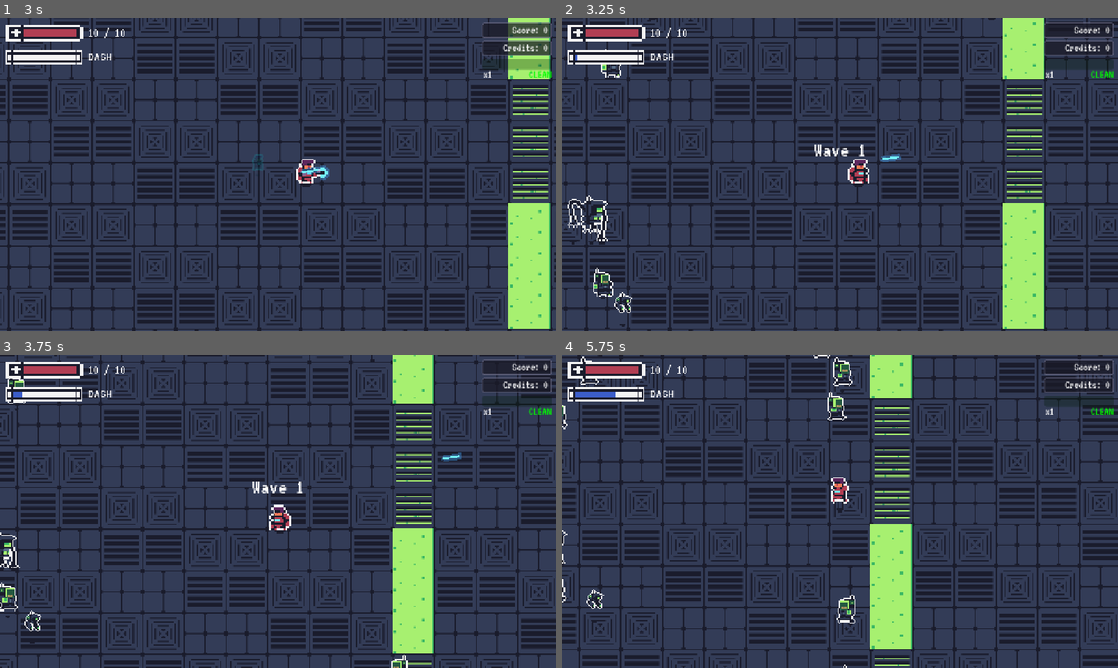
Above: before the commit, frames 1-4 (two rows, left to right).
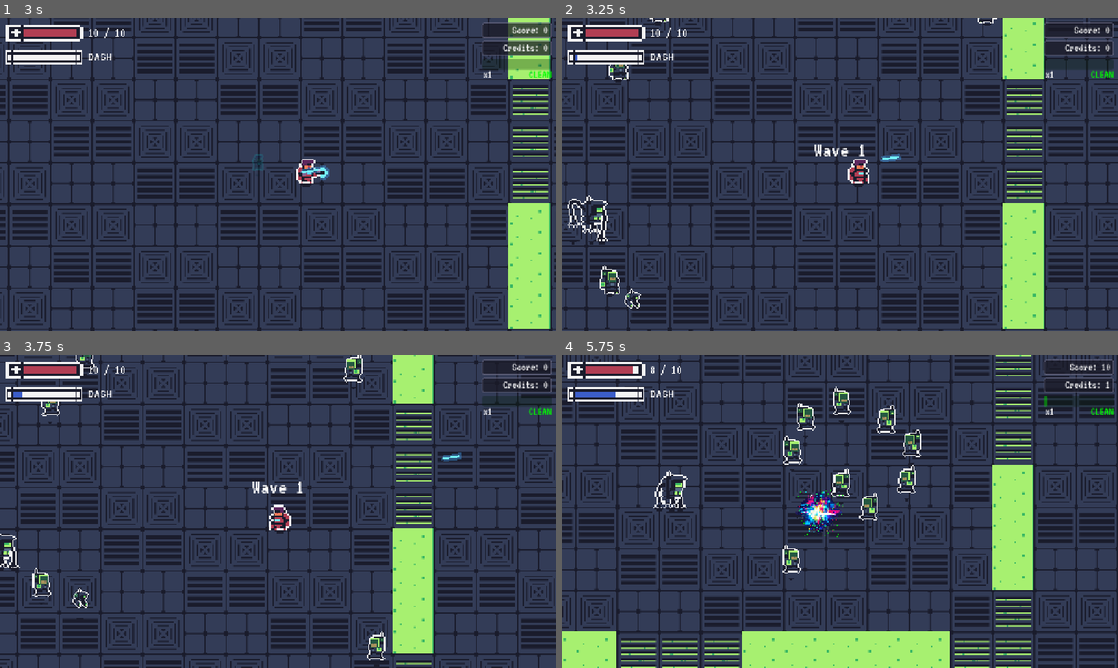
Above: after the commit, the same moments.

Repository: Gubari/ScreenRot
Game: Godot game, scene res://scenes/game.tscn
The game is run twice, just before and just after one commit, with the same random seed, the same clock (stepped at 60 frames per second) and the same inputs. This scene is started directly instead of the project's main scene.
Inputs (mouse positions are in pixels of both pictures, inside the frame that each line leads up to):
- Up to frame 1 (3 s): click ">" at 0.5 s; click "<" at 1.25 s; click "X" at 2 s; tap Enter at 2.75 s; move the mouse to (400, 158) at 2.77 s; hold D (move_right) from 2.78 s (still down); tap Shift (dash) at 2.85 s; click (400, 158) at 2.92 s
- Up to frame 2 (3.25 s): keep holding D (move_right)
- Up to frame 3 (3.75 s): move the mouse to (166, 527) at 3.52 s; release D (move_right) at 3.53 s; hold S (move_down) from 3.53 s (still down); tap Shift (dash) at 3.6 s
- Up to frame 4 (5.75 s): move the mouse to (895, 442) at 4.27 s; release S (move_down) at 4.28 s; hold D (move_right) 4.28-5.03 s; tap Space (defrag) at 4.35 s; tap Shift (dash) at 4.55, 5.3 s; move the mouse to (812, 574) at 5.02 s; hold W (move_up) from 5.03 s (still down); click (812, 574) at 5.1 s

Frame 1 is identical in both runs. In frame 2, 0.7% of the frame differs, in the area x 5-79%, y 0-99%; in frame 3, 1.3%; in frame 4, 54%, in the area x 0-100%, y 0-100%.

Commit message:
Izbalansiran move speed za sve entitije.

Diff:
--- a/scenes/enemies/bit_bug.tscn
+++ b/scenes/enemies/bit_bug.tscn
@@ -168,7 +168,7 @@
 collision_mask = 2
 script = ExtResource("1_script")
 max_hp = 2
-move_speed = 150.0
+move_speed = 300.0
 enemy_type = "bit_bug"
 
 [node name="Sprite" type="AnimatedSprite2D" parent="." unique_id=1756659708]
--- a/scenes/enemies/pixel_grunt.tscn
+++ b/scenes/enemies/pixel_grunt.tscn
@@ -172,6 +172,7 @@
 collision_mask = 2
 script = ExtResource("1_script")
 max_hp = 3
+move_speed = 210.0
 
 [node name="Sprite" type="AnimatedSprite2D" parent="." unique_id=189877093]
 texture_filter = 1
--- a/scenes/enemies/toxic_fly.tscn
+++ b/scenes/enemies/toxic_fly.tscn
@@ -50,6 +50,7 @@
 collision_layer = 2
 collision_mask = 2
 script = ExtResource("1_fly")
+move_speed = 350.0
 
 [node name="Sprite" type="AnimatedSprite2D" parent="." unique_id=722398910]
 scale = Vector2(0.42, 0.42)
--- a/scripts/enemies/bit_bug.gd
+++ b/scripts/enemies/bit_bug.gd
@@ -15,7 +15,7 @@
 	jitter_offset = Vector2(randf_range(-0.3, 0.3), randf_range(-0.3, 0.3))
 	var to_player := get_nav_direction()
 	var dir := (to_player + jitter_offset).normalized()
-	var desired_velocity := dir * move_speed
+	var desired_velocity := MovementFormula.velocity(dir, move_speed)
 	if nav_agent and nav_agent.avoidance_enabled:
 		nav_agent.set_velocity(desired_velocity)
 	else:
--- a/scripts/enemies/boss_base.gd
+++ b/scripts/enemies/boss_base.gd
@@ -158,6 +158,7 @@
 		for g in groups:
 			queue.append({"type": g.enemy_type, "count": g.count, "delay": g.delay_before_spawn})
 		boss_wave_requested.emit(queue)
+	_sync_nav_agent_max_speed()
 
 func take_damage(amount: int) -> void:
 	if is_dying or is_transitioning:
--- a/scripts/enemies/enemy_base.gd
+++ b/scripts/enemies/enemy_base.gd
@@ -38,6 +38,7 @@
 	nav_agent.neighbor_distance = 120.0
 	nav_agent.velocity_computed.connect(_on_velocity_computed)
 	add_child(nav_agent)
+	_sync_nav_agent_max_speed()
 	await get_tree().process_frame
 	var spr := get_node_or_null("Sprite") as AnimatedSprite2D
 	if spr:
@@ -57,6 +58,13 @@
 				contact_tick_timer = contact_tick_rate
 				if player.has_method("take_damage"):
 					player.take_damage(contact_damage)
+
+func _sync_nav_agent_max_speed() -> void:
+	if not nav_agent:
+		return
+	# Mora biti = move_speed da RVO ne može izaći brže od igrača sa istim move_speed u inspektoru.
+	nav_agent.max_speed = maxf(MovementFormula.scalar(move_speed), 1.0)
+
 
 func _update_nav_target() -> void:
 	if nav_agent and player and is_instance_valid(player):
@@ -94,7 +102,12 @@
 				best_target = path[i]
 				break
 
-	return (best_target - global_position).normalized()
+	var toward := best_target - global_position
+	if toward.length_squared() < 1e-8 and player and is_instance_valid(player):
+		toward = player.global_position - global_position
+	if toward.length_squared() < 1e-8:
+		return Vector2.ZERO
+	return toward.normalized()
 
 func do_movement(delta: float) -> void:
 	_nav_update_timer -= delta
@@ -127,20 +140,25 @@
 			else:
 				# Both blocked — back away from player
 				escape_dir = -to_player
-			velocity = (to_player * 0.3 + escape_dir * 0.7).normalized() * move_speed * 1.5
+			var stuck_dir := (to_player * 0.3 + escape_dir * 0.7).normalized()
+			velocity = MovementFormula.velocity(stuck_dir, move_speed)
 			_nav_update_timer = 0.0
 		_last_pos = global_position
 		_stuck_timer = 0.0
 
 	var dir := get_nav_direction()
-	var desired_velocity := dir * move_speed
+	var desired_velocity := MovementFormula.velocity(dir, move_speed)
 	if nav_agent and nav_agent.avoidance_enabled:
 		nav_agent.set_velocity(desired_velocity)
 	else:
 		velocity = desired_velocity
 
 func _on_velocity_computed(safe_velocity: Vector2) -> void:
-	velocity = safe_velocity
+	var cap := MovementFormula.scalar(move_speed)
+	if safe_velocity.length() > cap:
+		velocity = safe_velocity.normalized() * cap
+	else:
+		velocity = safe_velocity
 
 
 func take_damage(amount: int) -> void:
--- a/scripts/enemies/enemy_projectile.gd
+++ b/scripts/enemies/enemy_projectile.gd
@@ -14,7 +14,7 @@
 func _physics_process(delta: float) -> void:
 	if _hit:
 		return
-	global_position += direction * speed * delta
+	global_position += MovementFormula.velocity(direction, speed) * delta
 	var cam := get_viewport().get_camera_2d()
 	if cam and global_position.distance_to(cam.global_position) > 1600.0:
 		queue_free()
--- a/scripts/enemies/static_walker.gd
+++ b/scripts/enemies/static_walker.gd
@@ -22,7 +22,7 @@
 	var to_player := get_nav_direction()
 	var perpendicular := Vector2(-to_player.y, to_player.x)
 	var dir := (to_player + perpendicular * zig_zag_dir * 0.6).normalized()
-	var desired_velocity := dir * move_speed
+	var desired_velocity := MovementFormula.velocity(dir, move_speed)
 	if nav_agent and nav_agent.avoidance_enabled:
 		nav_agent.set_velocity(desired_velocity)
 	else:
--- a/scripts/enemies/toxic_fly.gd
+++ b/scripts/enemies/toxic_fly.gd
@@ -3,9 +3,11 @@
 func _ready() -> void:
 	enemy_type = "toxic_fly"
 	max_hp = 1
-	move_speed = 155.0
 	score_value = 14
 	super._ready()
+	# Direktan velocity svaki frejm; RVO često ne pošalje velocity_computed ili vrati 0 → muha stoji.
+	if nav_agent:
+		nav_agent.avoidance_enabled = false
 
 func do_movement(delta: float) -> void:
 	# Fast flier with slight jitter, similar to bug but a bit more aggressive.
@@ -17,7 +19,7 @@
 	var jitter := Vector2(randf_range(-0.25, 0.25), randf_range(-0.25, 0.25))
 	var to_player := get_nav_direction()
 	var dir := (to_player + jitter).normalized()
-	var desired_velocity := dir * move_speed
+	var desired_velocity := MovementFormula.velocity(dir, move_speed)
 	if nav_agent and nav_agent.avoidance_enabled:
 		nav_agent.set_velocity(desired_velocity)
 	else:
--- /dev/null
+++ b/scripts/movement_formula.gd
@@ -0,0 +1,15 @@
+extends Object
+class_name MovementFormula
+## Jedinstvena formula: brzina = max(0, base × multiplier); velocity = normalizovan_smer × ta vrednost.
+##
+## `move_speed` na playeru i na enemy-ju = ista stvar: cilj u svetskim px/s. Ako oba imaju npr. 250,
+## maksimalna brzina hoda je ista (enemy RVO se klešti na taj maksimum, ne iznad).
+
+static func scalar(base_move_speed: float, multiplier: float = 1.0) -> float:
+	return maxf(base_move_speed * multiplier, 0.0)
+
+
+static func velocity(unit_direction: Vector2, base_move_speed: float, multiplier: float = 1.0) -> Vector2:
+	if unit_direction.length_squared() < 1e-8:
+		return Vector2.ZERO
+	return unit_direction.normalized() * scalar(base_move_speed, multiplier)
--- a/scripts/player/bullet.gd
+++ b/scripts/player/bullet.gd
@@ -11,7 +11,7 @@
 	area_entered.connect(_on_area_entered)
 
 func _physics_process(delta: float) -> void:
-	position += direction * speed * delta
+	position += MovementFormula.velocity(direction, speed) * delta
 	# Remove if too far from camera
 	var camera := get_viewport().get_camera_2d()
 	if camera:
--- a/scripts/player/player.gd
+++ b/scripts/player/player.gd
@@ -86,10 +86,8 @@
 	input_dir.x = Input.get_axis("move_left", "move_right")
 	input_dir.y = Input.get_axis("move_up", "move_down")
 	input_dir = input_dir.normalized()
-	var speed := move_speed
-	if upgrade_adrenaline and current_hp <= max_hp / 2.0:
-		speed *= 1.15
-	velocity = input_dir * speed
+	var mult := 1.15 if upgrade_adrenaline and current_hp <= max_hp / 2.0 else 1.0
+	velocity = MovementFormula.velocity(input_dir, move_speed, mult)
 
 func handle_rotation() -> void:
 	var mouse_pos := get_global_mouse_position()
@@ -158,7 +156,7 @@
 	# During dash
 	if is_dashing:
 		dash_timer -= delta
-		velocity = dash_direction * dash_speed
+		velocity = MovementFormula.velocity(dash_direction, dash_speed)
 		sprite.visible = true
 		if dash_timer <= 0:
 			is_dashing = false
Not shown, added: scripts/movement_formula.gd.uid
